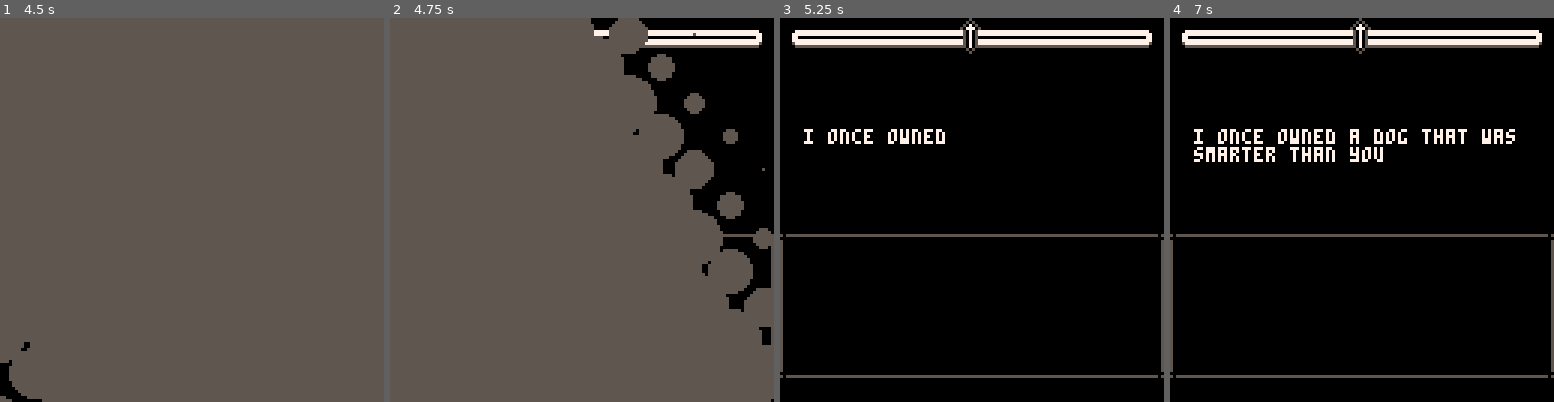
Above: before the commit, frames 1-4 (left to right).
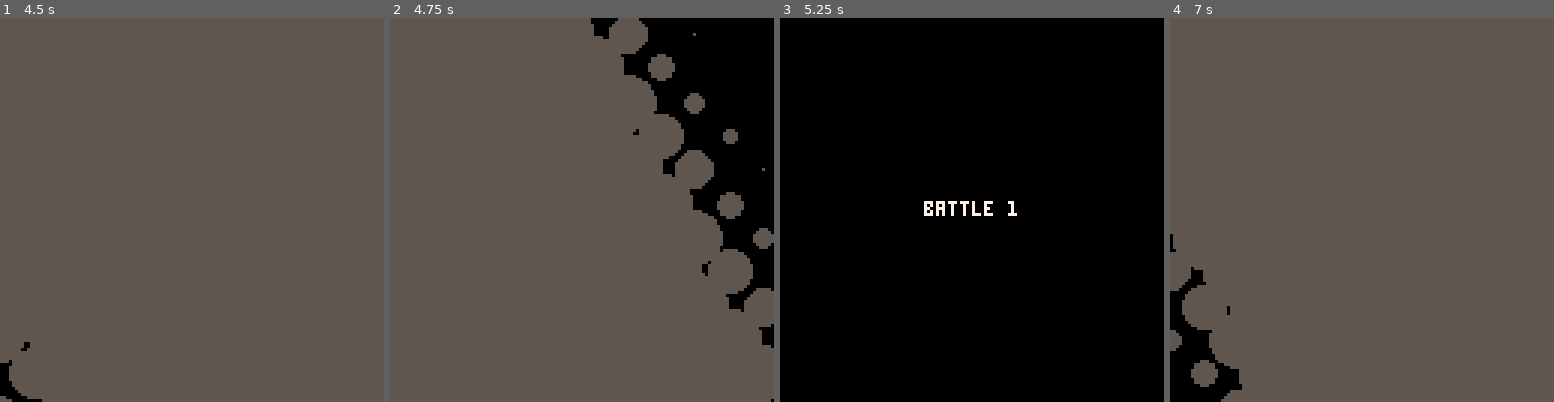
Above: after the commit, the same moments.

Repository: mkaemmerer/swordplay
Game: PICO-8 cartridge swordplay.p8
Two runs of this game, one before a commit and one after it. Both use one fixed random seed, a clock stepped at 60 frames per second and the inputs below.
Inputs:
- Up to frame 1 (4.5 s): tap X (X key) at 0.33, 1.07, 1.85, 2.97, 4.08 s; tap O (Z key) at 0.7, 1.7, 2.1, 2.5, 2.9, 3.3, 3.7, 4.1 s; hold Up 2.15-2.42 s; hold Down 3.63-3.97 s
- Up to frame 2 (4.75 s): tap O (Z key) at 4.5 s; hold Up from 4.73 s (still down)
- Up to frame 3 (5.25 s): tap O (Z key) at 4.9 s; release Up at 5.03 s; tap X (X key) at 5.2 s
- Up to frame 4 (7 s): tap O (Z key) every 0.4 s from 5.3 to 6.9 s; hold Down 5.73-6.03 s; tap X (X key) at 6.32 s

Frame 1 is identical in both runs. In frame 2, 1.4% of the frame differs, in the area x 53-100%, y 3-86%; in frame 3, 6.8%; in frame 4, 95%, in the area x 0-100%, y 0-100%.

Commit message:
Refactor progressions

Diff:
--- a/swordplay.p8
+++ b/swordplay.p8
@@ -1850,6 +1850,30 @@
 		end)
 end
 
+function battle_intro_flow(number)
+	return flow.once(function(nxt)
+		local ui = ui_group({
+				ui_text("battle "..number, 7)
+					:align("center","center")
+			}):size("fill","fill")
+
+		return {
+			behavior=behavior.seq({
+				behavior_wait(2),
+				behavior.once(nxt),
+				behavior.never
+			}),
+			update=function(scn,dt)
+				scn.behavior = scn.behavior.update(scn,dt)
+			end,
+			draw=function(scn)
+				draw_ui(ui, screen_bounds)
+			end,
+		}
+	end)
+end
+
+
 function victory_flow()
 	local victory_screen = ui_group({
 		ui_text("victory", 7)
@@ -2261,11 +2285,12 @@
 	enemy_2
 }
 
-function swordplay(enemies, state)
-	if #enemies == 0 then
+function swordplay(battle_num, enemies, state)
+	if battle_num > #enemies then
 		-- todo final victory screen
 		-- or boss fight...
 		return victory_flow()
+			:wrap(ui_scn)
 	end
 
 	local function handle_battle(r)
@@ -2291,28 +2316,43 @@
 	local function handle_next(r)
 		local res,next_state = unpack(r)
 
-		if res == "continue" then
-			local next_enemies = list_tail(enemies)
-			return swordplay(next_enemies, next_state)
+		if res == "next" then
+			return swordplay(
+				battle_num+1,
+				enemies,
+				next_state
+			)
 		end
 		if res == "restart" then
 			return flow.of(nil)
 		end
 		if res == "retry" then
 			-- todo reorder enemies?
-			return swordplay(all_enemies, next_state)
-		end
-	end
-
-	return flow_scn(
-			battle(start_battle(state), enemies[1], "enemy")
+			return swordplay(
+				1,
+				all_enemies,
+				next_state
+			)
+		end
+	end
+
+	return flow.seq({
+		battle_intro_flow(battle_num),
+		flow_scn(
+			battle(
+				start_battle(state),
+				enemies[1],
+				"enemy"
+			)
 				:flatmap(handle_battle)
 				:wrap(ui_scn)
 		)
-		:flatmap(handle_next)
+	})
+	:flatmap(handle_next)
 end
 
 swordplay_scn = swordplay(
+	1,
 	all_enemies,
 	start_battle_state
 )
